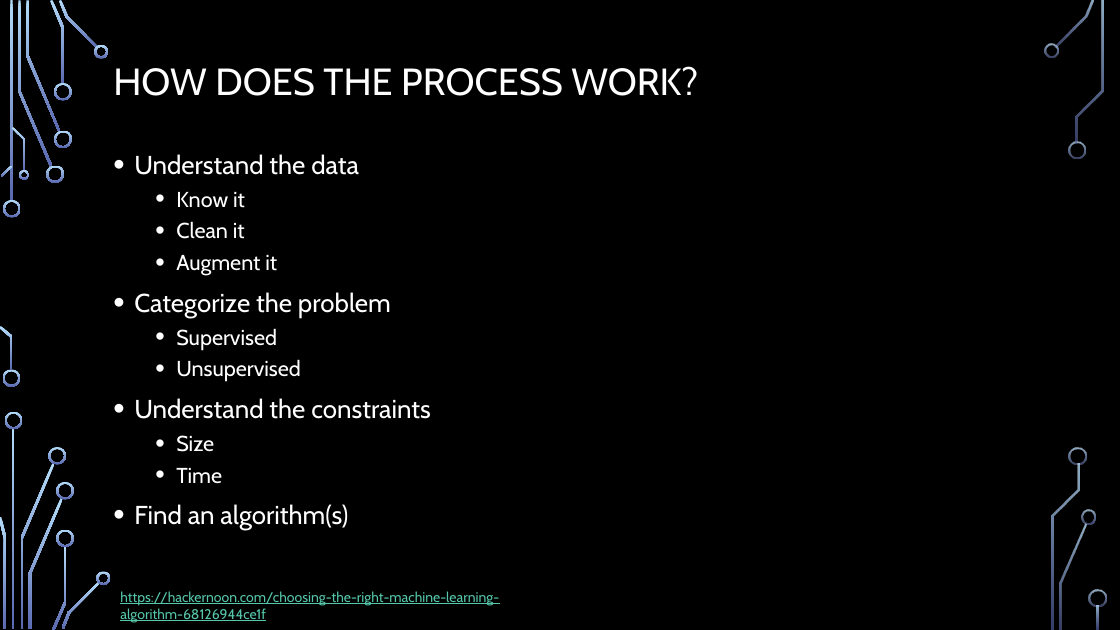
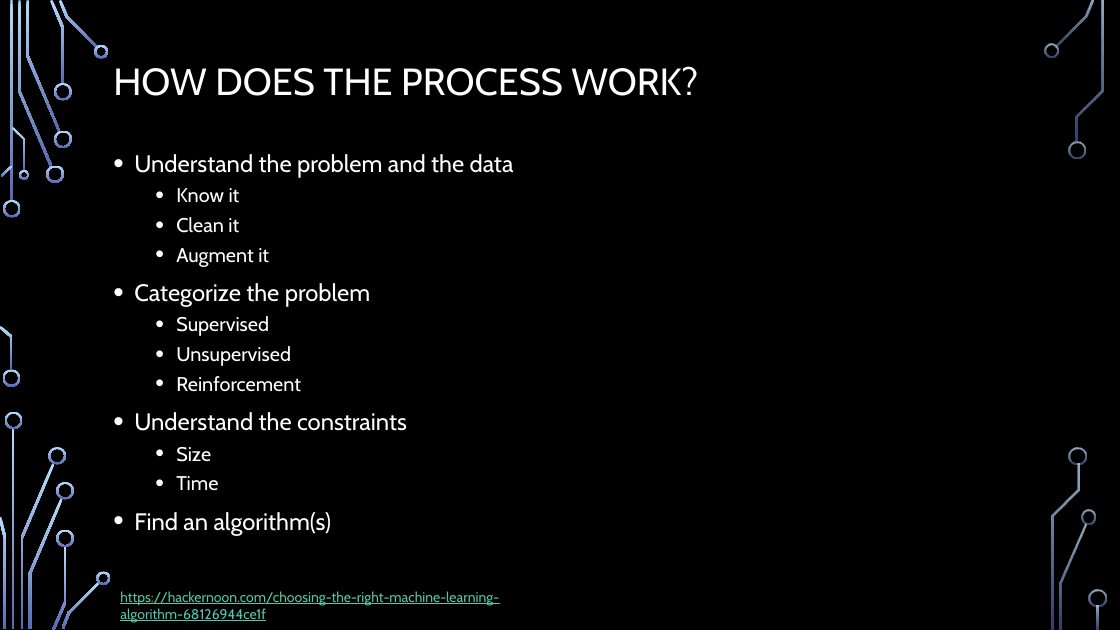
Before and after one commit to georgeaschiopu/MachineLearningMadeEasy, a slide deck: slide 8 of Machine Learning for Beginners.pptx (slide 6 before the commit). Drawn at 1120x630 pixels with LibreOffice and Linux fonts; fonts in the diff are those of the drawing; background and template pictures are left out. Boxes give left, top, right and bottom in pixels: in the first picture for what was removed or moved away, otherwise in the second. Text is boxed around its words. In the diff, an @@ line names an element or a change of style, - is before the commit and + after.

```diff
--- a/Machine Learning for Beginners.pptx
+++ b/Machine Learning for Beginners.pptx
@@ text at (134,154,514,178): text changed; size 22.2 to 20.4 pt @@
-• Understand the data
+• Understand the problem and the data
@@ text at (134,188,407,536): size 18.5 to 17 pt in "Know it", "Clean it", "Augment it", "Supervised" and 3 more places; size 22.2 to 20.4 pt in "Categorize the problem", "Understand the constraints", "Find an algorithm(s)" @@
@@ text at (176,376,301,392): paragraph added @@
+  • Reinforcement
```
Also in this commit, not shown: 4 other slides changed, 3 slides added, 2 other files.
